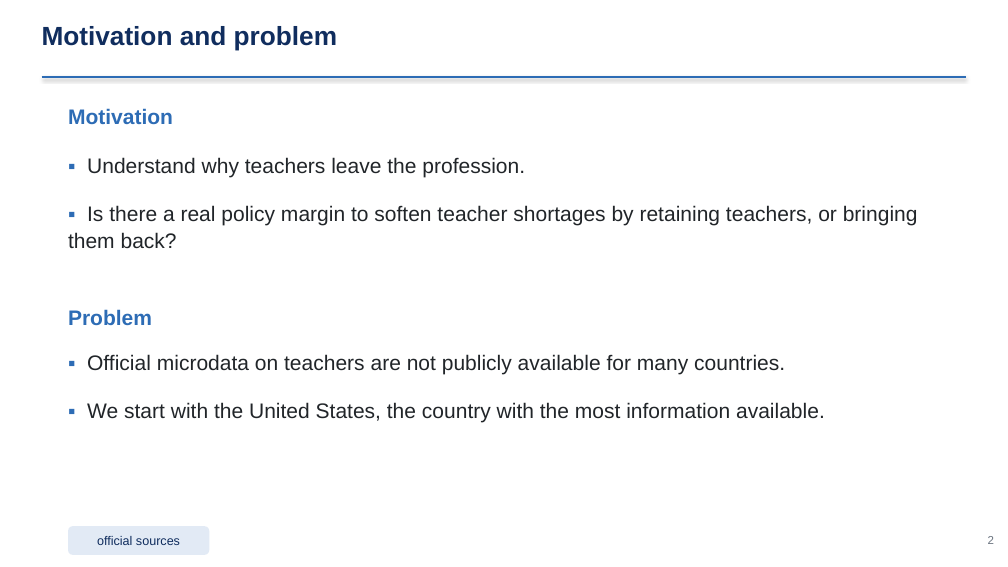
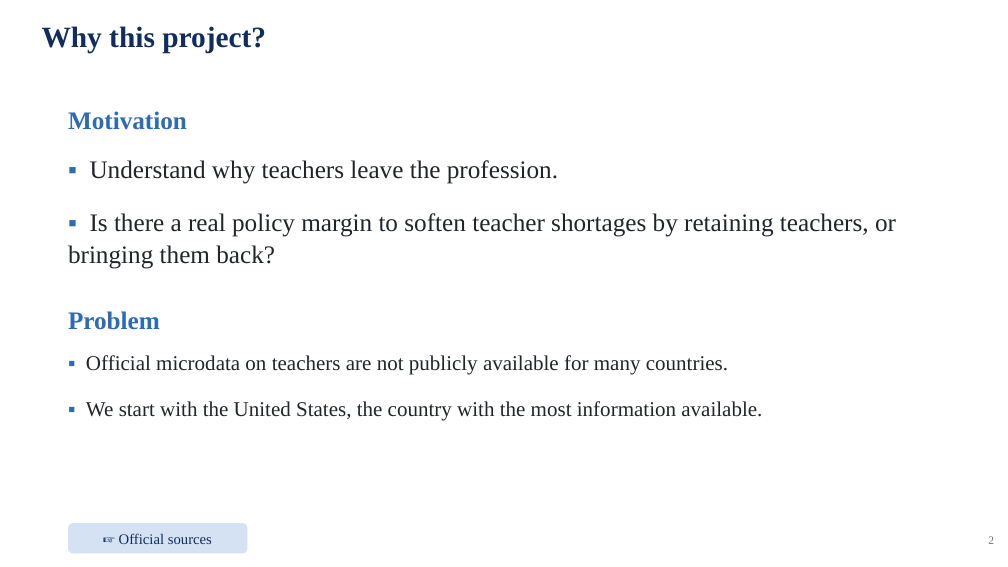
Before and after one commit to jedr1-ship-it/Alternative-Pathways----Quant, a slide deck: slide 2 of report/data_cluster/Proyect_US_cluster.pptx. Drawn at 1008x567 pixels with LibreOffice and Linux fonts; fonts in the diff are those of the drawing. Boxes give left, top, right and bottom in pixels: in the first picture for what was removed or moved away, otherwise in the second. Text is boxed around its words. In the diff, an @@ line names an element or a change of style, - is before the commit and + after.

```diff
--- a/report/data_cluster/Proyect_US_cluster.pptx
+++ b/report/data_cluster/Proyect_US_cluster.pptx
@@ text at [42,26,266,53]: text changed; size 25 to 28 pt; font Arial to Times New Roman @@
-Motivation and problem
+Why this project?
@@ line removed from (42, 77) to (966, 77) @@
@@ size 20 to 24 pt, font Arial to Times New Roman; line spacing 25.6pt to 30.7pt in 3 elements at [68,111,187,130], [68,160,896,269], [68,311,160,330] @@
@@ text "▪ Official microdata on teachers ..." at [86,355,762,420]: font Arial to Times New Roman; less space between paragraphs @@
@@ rounded rectangle "☞ Official sources": place and size @@
-rounded rectangle "☞ Official sources" at [68,526,209,555]
+rounded rectangle "☞ Official sources" at [68,523,247,554]
@@ rounded rectangle "☞ Official sources" at [68,523,247,554]: fill #E2EAF5 to #D5E2F3 @@
@@ text in rounded rectangle at [119,533,212,544]: text changed; size 12 to 14 pt; font Arial to Times New Roman @@
-official sources
+☞ Official sources
@@ text "2" at [988,536,994,544]: font Arial to Times New Roman @@
```
Also in this commit, not shown: 47 other slides changed, 3 other files.
